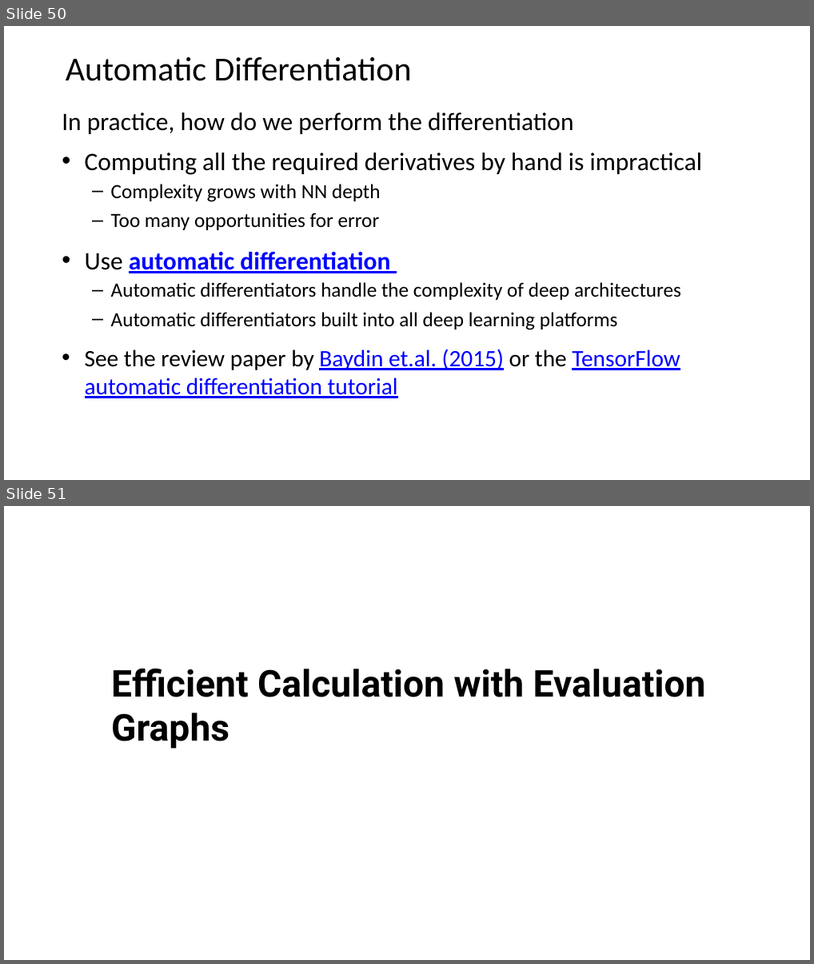
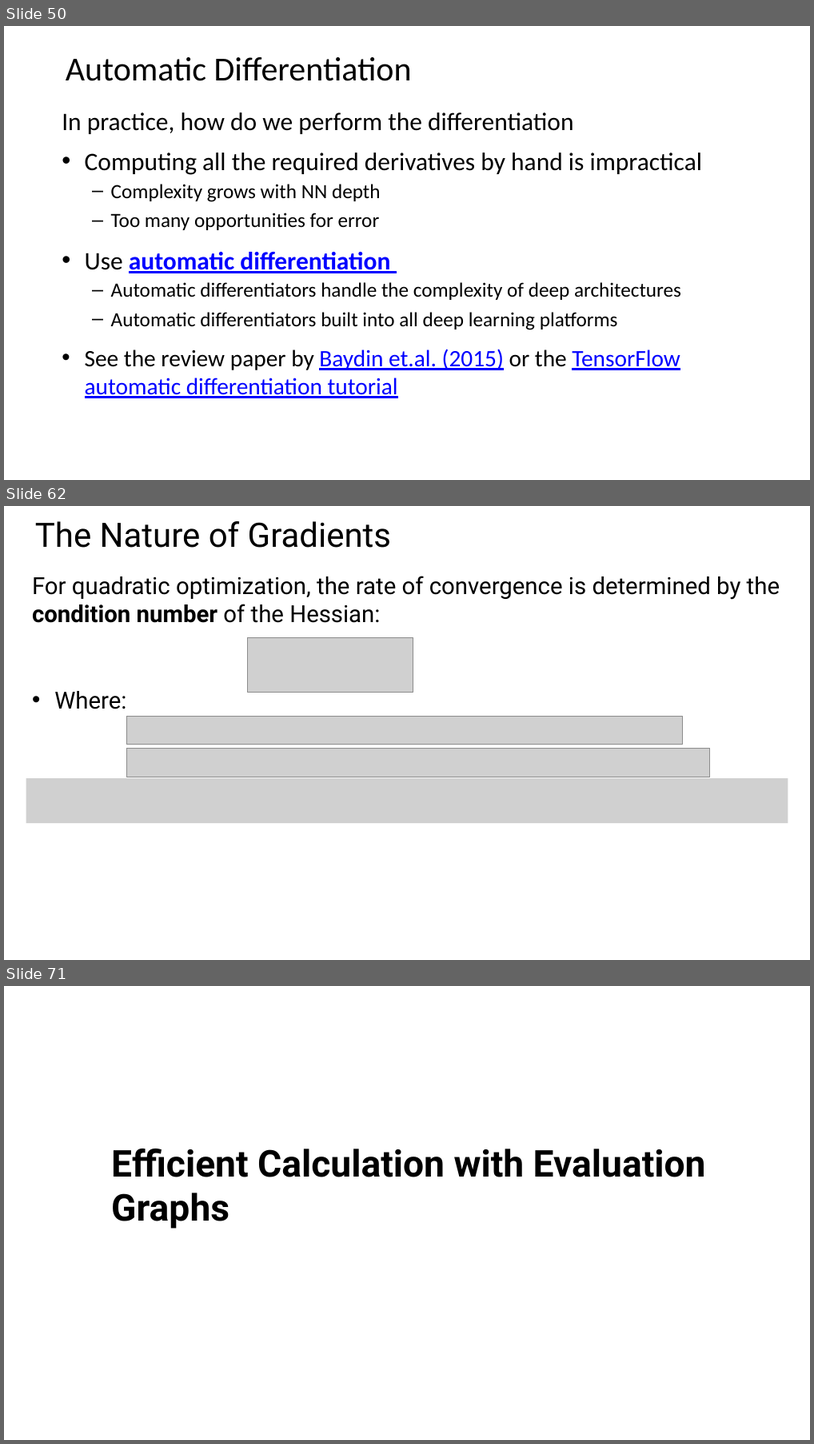
Before and after one commit to StephenElston/CSCI-E25, a slide deck: Slides/5_BuildingBlocksOfDeepLearning.pptx. Shown one above the other, each under a label of ours: slides 50 and 51 before the commit, slides 50, 62 and 71 after it; the slides between them are not shown. The pictures are 814x964 and 814x1444 pixels, drawn with LibreOffice and Linux fonts; fonts in the diff are those of the drawing; grey boxes stand for pictures. Boxes give left, top, right and bottom in pixels: in the first picture for what was removed or moved away, otherwise in the second. Text is boxed around its words. In the diff, an @@ line names an element or a change of style, - is before the commit and + after.

```diff
--- a/Slides/5_BuildingBlocksOfDeepLearning.pptx
+++ b/Slides/5_BuildingBlocksOfDeepLearning.pptx
@@ slide 62 added at <box>4,506,810,960</box>, background #FFFFFF @@
@@ title added at <box>35,521,391,548</box>, 40 pt, text #000000 @@
+The Nature of Gradients
@@ text added at <box>32,576,780,623</box>, 28 pt, text #000000 @@
+For quadratic optimization, the rate of convergence is determined by the condition number of the Hessian:
@@ picture added at <box>248,638,414,692</box> @@
@@ text added at <box>54,691,126,709</box>, 28 pt, text #000000 @@
+• Where:
@@ picture added at <box>126,716,682,744</box> @@
@@ picture added at <box>126,748,710,778</box> @@
@@ picture added at <box>26,778,788,823</box> @@
@@ what was slide 51 is now slide 71 @@
```
Also in this commit, not shown: 19 other slides added, 2 other files.
